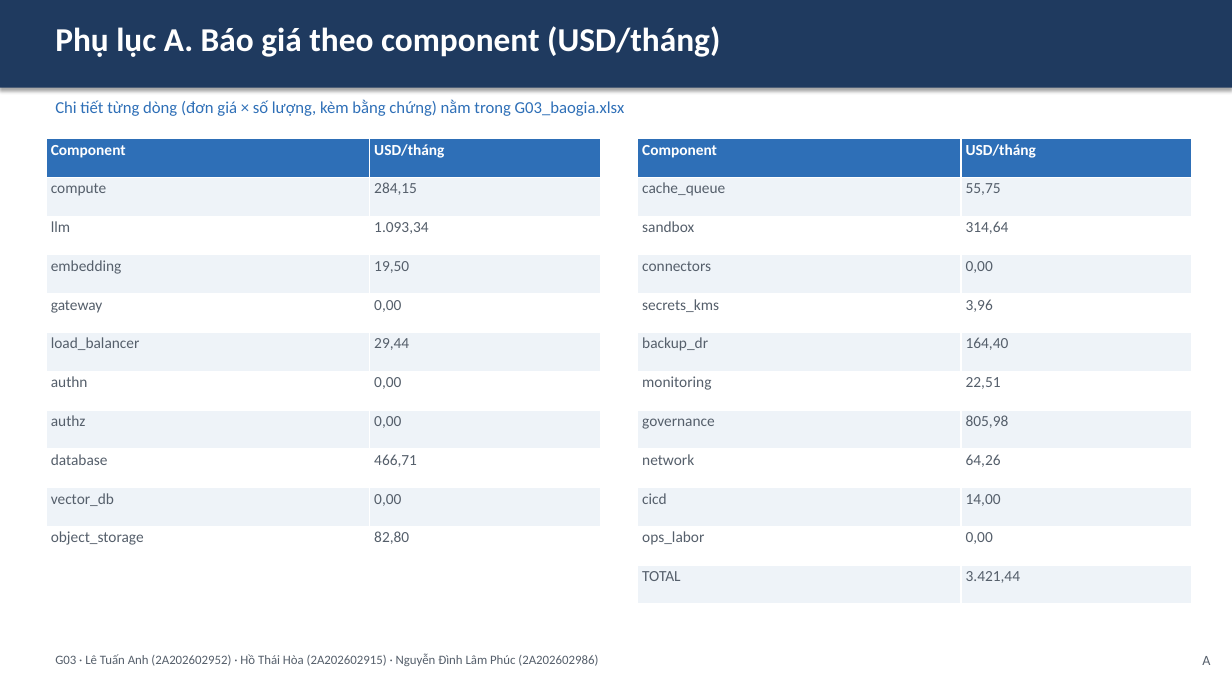
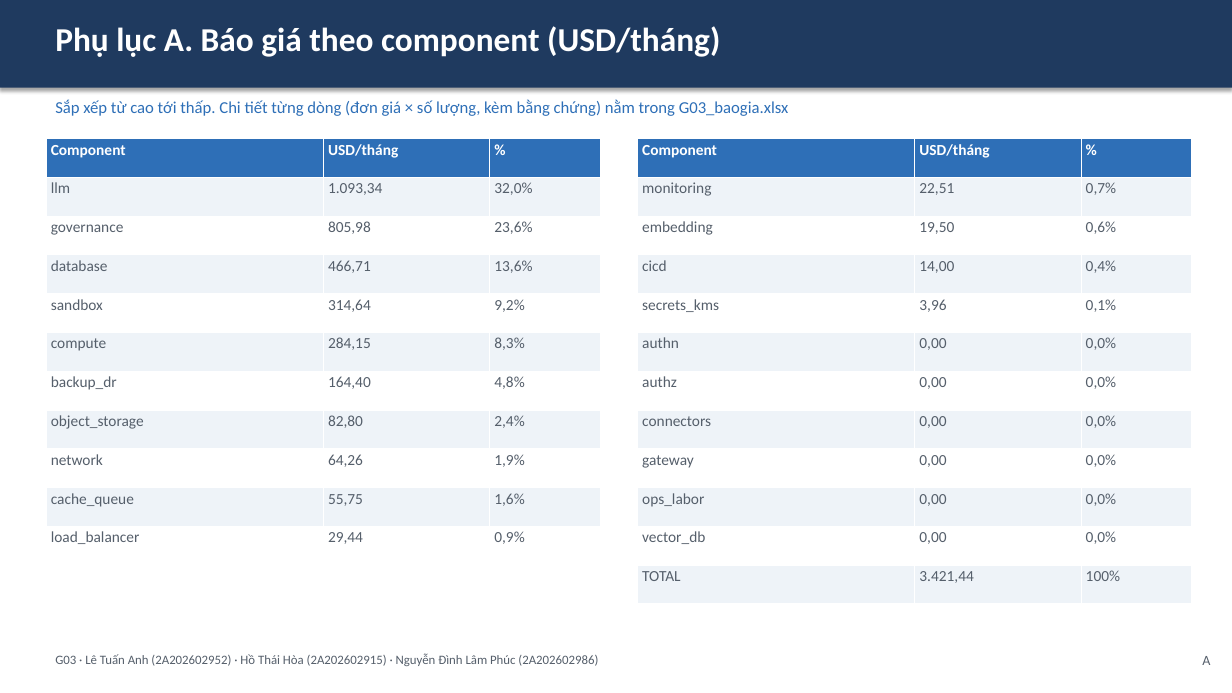
Before and after one commit to anhltsefpt/VBot-production-capstone, a slide deck: slide 17 of anh-le/G03_slide.pptx. Drawn at 1232x693 pixels with LibreOffice and Linux fonts; fonts in the diff are those of the drawing. Boxes give left, top, right and bottom in pixels: in the first picture for what was removed or moved away, otherwise in the second. Text is boxed around its words. In the diff, an @@ line names an element or a change of style, - is before the commit and + after.

```diff
--- a/anh-le/G03_slide.pptx
+++ b/anh-le/G03_slide.pptx
@@ text at box(55, 100, 789, 116): text changed @@
-Chi tiết từng dòng (đơn giá × số lượng, kèm bằng chứng) nằm trong G03_baogia.xlsx
+Sắp xếp từ cao tới thấp. Chi tiết từng dòng (đơn giá × số lượng, kèm bằng chứng) nằm trong G03_baogia.xlsx
@@ table at box(46, 139, 601, 566) @@
-column 1: Component | compute | llm | embedding | gateway | load_balancer | authn | authz | database | vector_db | object_storage
-column 2: USD/tháng | 284,15 | 1.093,34 | 19,50 | 0,00 | 29,44 | 0,00 | 0,00 | 466,71 | 0,00 | 82,80
+column 1: Component | llm | governance | database | sandbox | compute | backup_dr | object_storage | network | cache_queue | load_balancer
+column 2: USD/tháng | 1.093,34 | 805,98 | 466,71 | 314,64 | 284,15 | 164,40 | 82,80 | 64,26 | 55,75 | 29,44
+column 3: % | 32,0% | 23,6% | 13,6% | 9,2% | 8,3% | 4,8% | 2,4% | 1,9% | 1,6% | 0,9%
@@ table at box(638, 139, 1192, 604) @@
-column 1: Component | cache_queue | sandbox | connectors | secrets_kms | backup_dr | monitoring | governance | network | cicd | ops_labor | TOTAL
-column 2: USD/tháng | 55,75 | 314,64 | 0,00 | 3,96 | 164,40 | 22,51 | 805,98 | 64,26 | 14,00 | 0,00 | 3.421,44
+column 1: Component | monitoring | embedding | cicd | secrets_kms | authn | authz | connectors | gateway | ops_labor | vector_db | TOTAL
+column 2: USD/tháng | 22,51 | 19,50 | 14,00 | 3,96 | 0,00 | 0,00 | 0,00 | 0,00 | 0,00 | 0,00 | 3.421,44
+column 3: % | 0,7% | 0,6% | 0,4% | 0,1% | 0,0% | 0,0% | 0,0% | 0,0% | 0,0% | 0,0% | 100%
```
Also in this commit, not shown: 5 other files.
